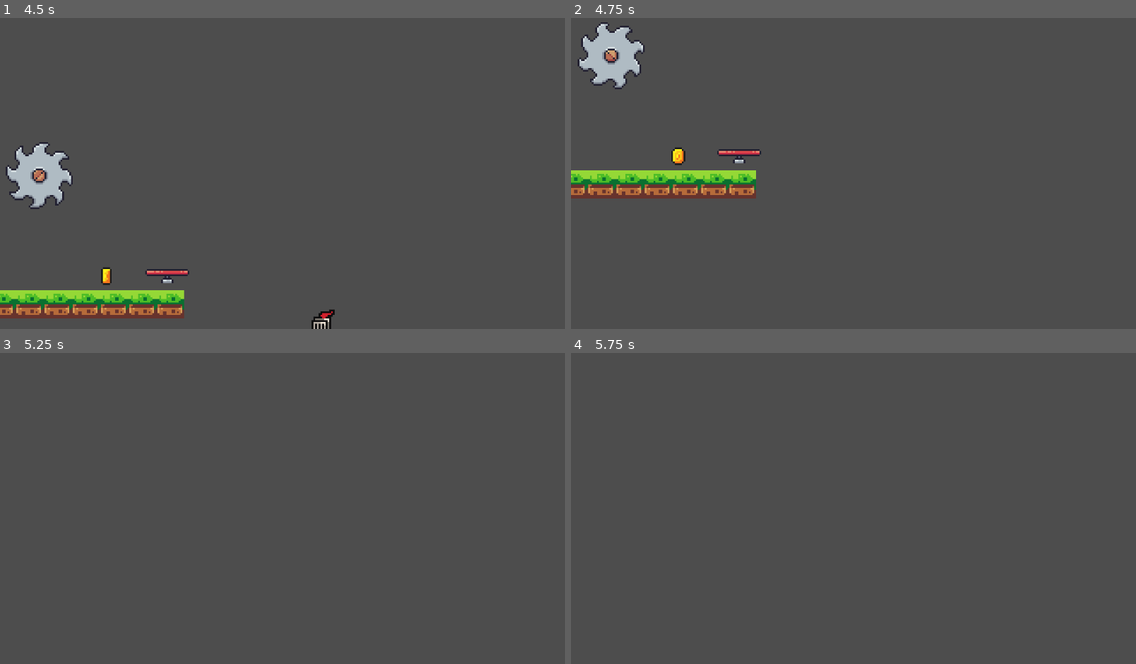
Above: before the commit, frames 1-4 (two rows, left to right).
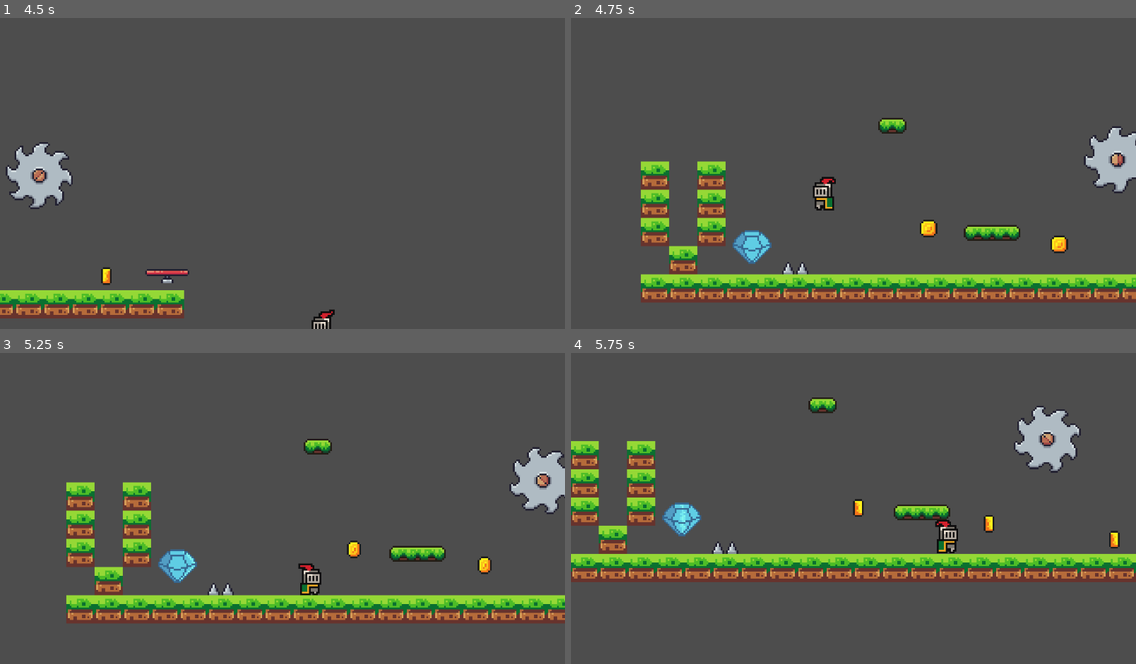
Above: after the commit, the same moments.

Repository: Parth-Agrawal2412/knight_on_the_platform_Source_code
Game: Godot game, scene res://Scenes/game.tscn
Two runs of this game, one before a commit and one after it. Both use one fixed random seed, a clock stepped at 60 frames per second and the inputs below.
Inputs:
- Up to frame 1 (4.5 s): hold Right (Right) 0.53-2.03 s; tap Space (Jump) at 0.77, 1.52, 3.02, 3.77 s; hold Left (Left) 2.03-2.78 s; hold Right (Right) 2.78-4.28 s; hold Left (Left) from 4.28 s (still down)
- Up to frame 2 (4.75 s): keep holding Left (Left); tap Space (Jump) at 4.52 s
- Up to frame 3 (5.25 s): release Left (Left) at 5.03 s; hold Right (Right) from 5.03 s (still down)
- Up to frame 4 (5.75 s): keep holding Right (Right)

Frame 1 is identical in both runs. In frame 2, 18% of the frame differs, in the area x 0-100%, y 1-92%; in frame 3, 15%; in frame 4, 16%.

Commit message:
Add World Boundary

Diff:
--- a/Scenes/game.tscn
+++ b/Scenes/game.tscn
@@ -10,6 +10,7 @@
 [ext_resource type="PackedScene" uid="uid://cm5noef88lk3e" path="res://Scenes/saw.tscn" id="8_v158k"]
 [ext_resource type="PackedScene" uid="uid://eggv1uftj0oa" path="res://Scenes/diamond.tscn" id="9_h4fw4"]
 [ext_resource type="PackedScene" uid="uid://boljtmk4hefmw" path="res://Scenes/trampoline.tscn" id="10_ldgsr"]
+[ext_resource type="Script" uid="uid://blugm8tnosin4" path="res://Scripts/boundary.gd" id="11_o5yvi"]
 
 [sub_resource type="TileSetAtlasSource" id="TileSetAtlasSource_bxopa"]
 texture = ExtResource("4_3dryh")
@@ -70,6 +71,8 @@
 [sub_resource type="TileSet" id="TileSet_ql73s"]
 physics_layer_0/collision_layer = 1
 sources/0 = SubResource("TileSetAtlasSource_bxopa")
+
+[sub_resource type="RectangleShape2D" id="RectangleShape2D_gwqs2"]
 
 [node name="Game" type="Node2D" unique_id=2047081902]
 
@@ -132,3 +135,13 @@
 
 [node name="Moving_Platform" parent="Moving_platform" unique_id=220793849 instance=ExtResource("7_1l0tm")]
 position = Vector2(142.56467, 31.334303)
+
+[node name="Boundary" type="Area2D" parent="." unique_id=2023635569]
+script = ExtResource("11_o5yvi")
+
+[node name="CollisionShape2D" type="CollisionShape2D" parent="Boundary" unique_id=1405566718]
+position = Vector2(62, 180.00002)
+scale = Vector2(395.0098, 0.5361246)
+shape = SubResource("RectangleShape2D_gwqs2")
+
+[connection signal="body_entered" from="Boundary" to="Boundary" method="_on_body_entered"]
--- /dev/null
+++ b/Scripts/boundary.gd
@@ -0,0 +1,7 @@
+extends Area2D
+
+
+func _on_body_entered(body: Node2D) -> void:
+	if body is Player:
+		body.die()
+		print("Hi")
Binary file added: Assets/boundary.png
Not shown, added: Assets/boundary.png.import
Not shown, added: Scripts/boundary.gd.uid
